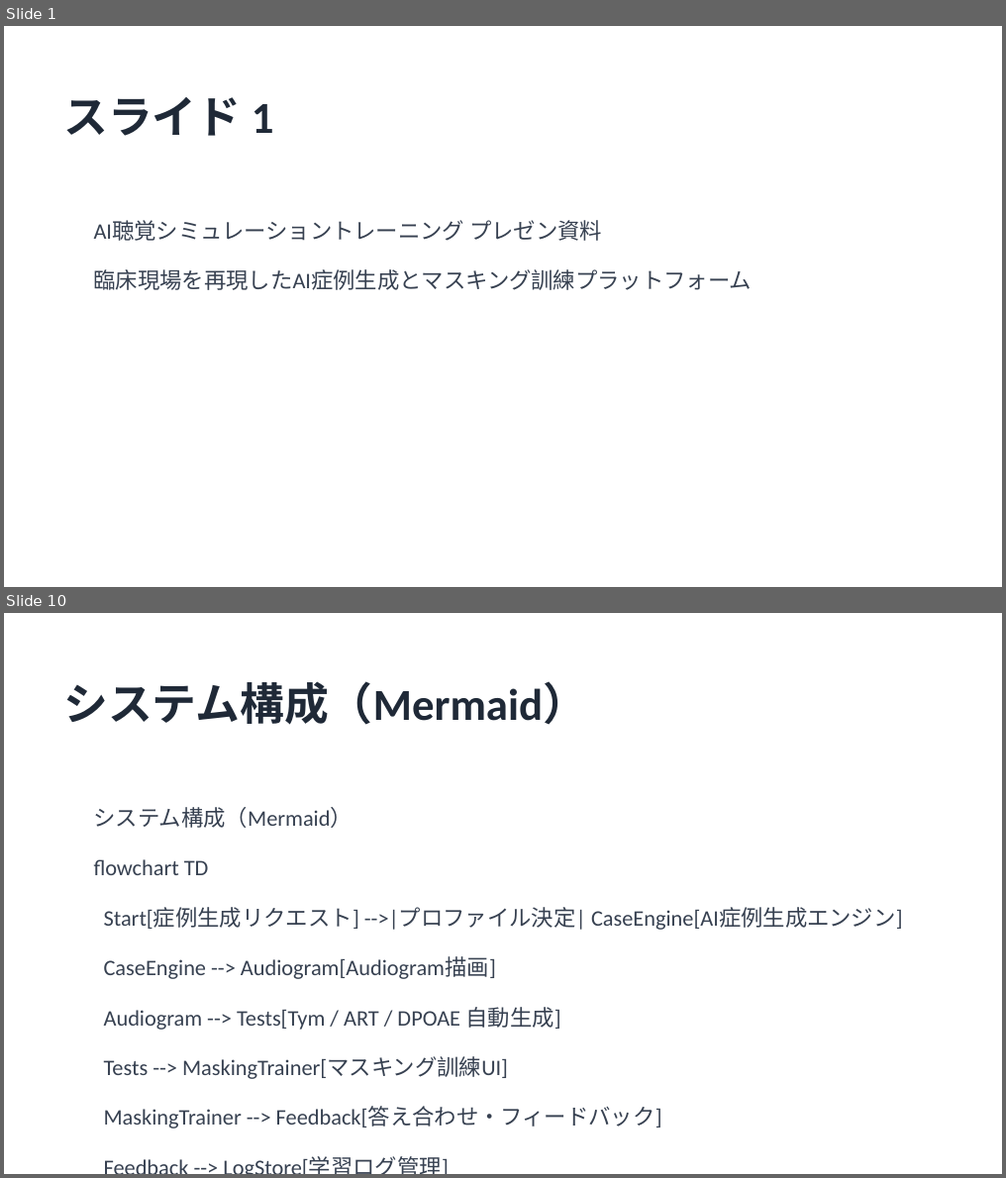
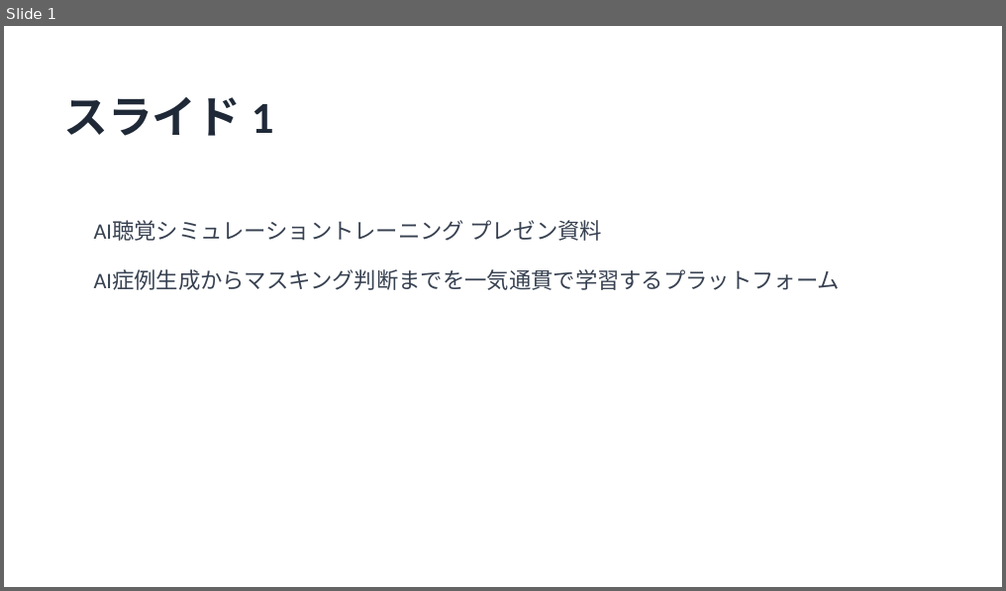
Before and after one commit to HIdechan-Maeda/Audiogram-masking-training-ver.2, a slide deck: HearSim_マスキング訓練プレゼン.pptx. Shown one above the other, each under a label of ours: slides 1 and 10 before the commit, slide 1 after it; the slides between them are not shown. The pictures are 1006x1178 and 1006x591 pixels, drawn with LibreOffice and Linux fonts; fonts in the diff are those of the drawing. Boxes give left, top, right and bottom in pixels: in the first picture for what was removed or moved away, otherwise in the second. Text is boxed around its words. In the diff, an @@ line names an element or a change of style, - is before the commit and + after.

Commit message:
Refine masking training deck with measurement workflow

```diff
--- a/HearSim_マスキング訓練プレゼン.pptx
+++ b/HearSim_マスキング訓練プレゼン.pptx
@@ slide 10 removed at <box>4,613,1002,1174</box>, background #FFFFFF @@
@@ text removed at <box>63,681,587,725</box> @@
-システム構成（Mermaid）
@@ text removed at <box>94,807,353,828</box> @@
-システム構成（Mermaid）
@@ text removed at <box>94,860,209,875</box> @@
-flowchart TD
@@ text removed at <box>104,907,903,930</box> @@
-Start[症例生成リクエスト] -->|プロファイル決定| CaseEngine[AI症例生成エンジン]
@@ text removed at <box>104,957,496,979</box> @@
-CaseEngine --> Audiogram[Audiogram描画]
@@ text removed at <box>104,1007,561,1030</box> @@
-Audiogram --> Tests[Tym / ART / DPOAE 自動生成]
@@ text removed at <box>104,1057,508,1079</box> @@
-Tests --> MaskingTrainer[マスキング訓練UI]
@@ text removed at <box>104,1107,662,1129</box> @@
-MaskingTrainer --> Feedback[答え合わせ・フィードバック]
@@ text removed at <box>84,1142,922,1174</box> @@
-Feedback --> LogStore[学習ログ管理]
@@ slide 1 changed as well @@
@@ text at <box>94,271,841,290</box>: text changed @@
-臨床現場を再現したAI症例生成とマスキング訓練プラットフォーム
+AI症例生成からマスキング判断までを一気通貫で学習するプラットフォーム
```
Also in this commit, not shown: 8 other slides changed, 4 slides added, 3 other slides removed, 1 other file.
